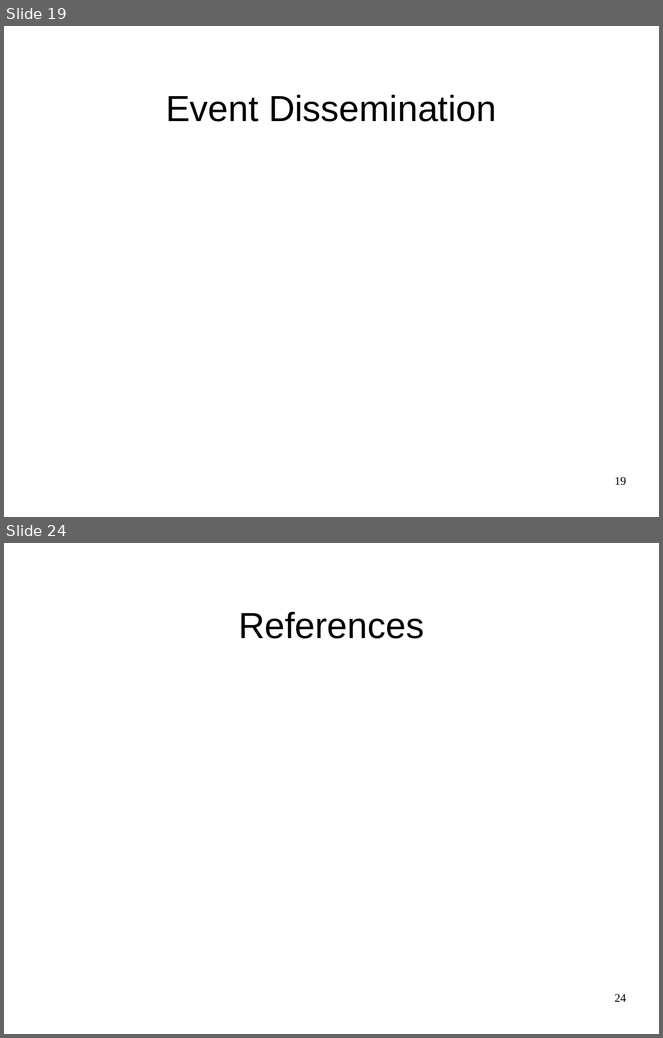
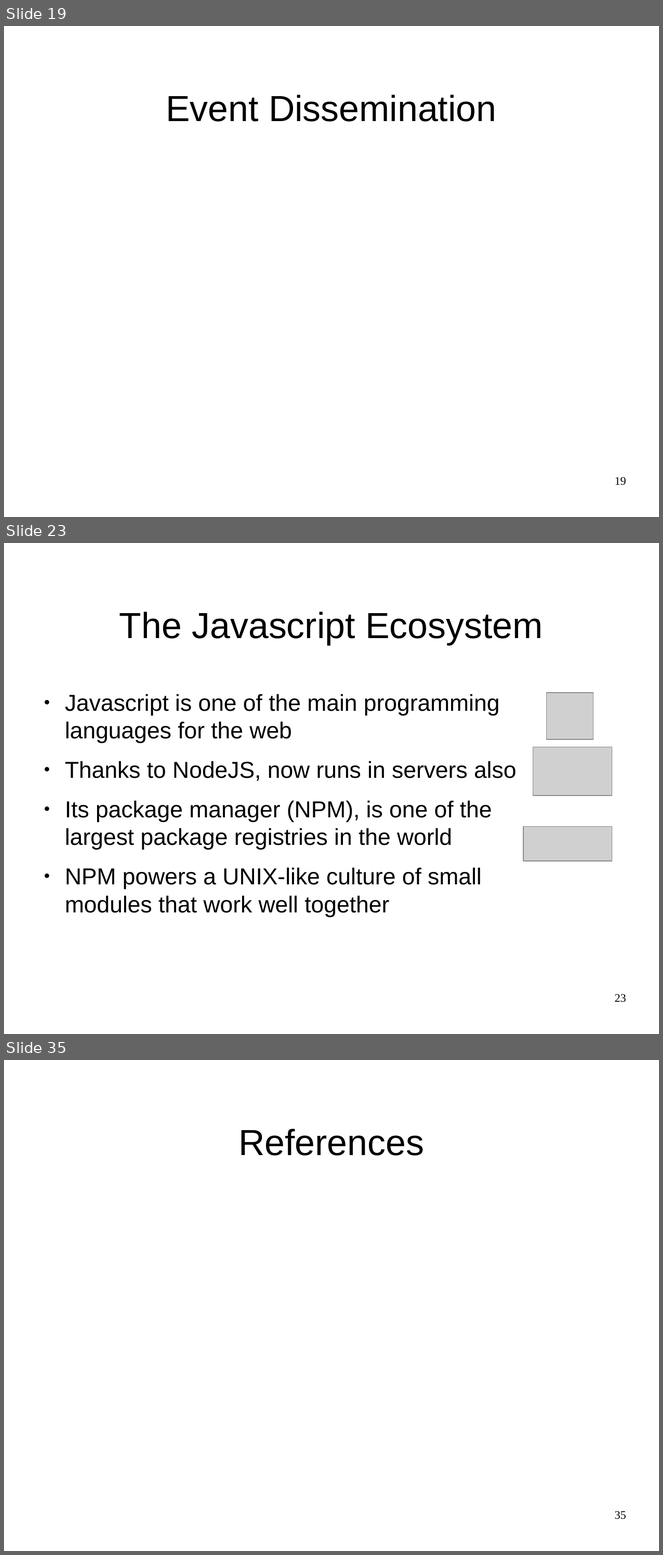
Before and after one commit to JGAntunes/pulsarcast, a slide deck: project-report/presentation.odp. Shown one above the other, each under a label of ours: slides 19 and 24 before the commit, slides 19, 23 and 35 after it; the slides between them are not shown. The pictures are 663x1038 and 663x1555 pixels, drawn with LibreOffice and Linux fonts; fonts in the diff are those of the drawing; grey boxes stand for pictures; background and template pictures are left out. Boxes give left, top, right and bottom in pixels: in the first picture for what was removed or moved away, otherwise in the second. Text is boxed around its words. In the diff, an @@ line names an element or a change of style, - is before the commit and + after.

```diff
--- a/project-report/presentation.odp
+++ b/project-report/presentation.odp
@@ slide 23 added at box(4, 543, 659, 1034), background #FFFFFF @@
@@ title added at box(119, 612, 543, 645), 44 pt, text #000000 @@
+The Javascript Ecosystem
@@ text added at box(65, 694, 516, 917), 28 pt, text #000000 @@
+● Javascript is one of the main programming languages for the web
+● Thanks to NodeJS, now runs in servers also
+● Its package manager (NPM), is one of the largest package registries in the world
+● NPM powers a UNIX-like culture of small modules that work well together
@@ picture added at box(547, 693, 594, 740) @@
@@ picture added at box(533, 747, 612, 796) @@
@@ picture added at box(523, 826, 613, 861) @@
@@ page number added at box(615, 994, 626, 1003), 14 pt, text #000000 @@
+23
@@ what was slide 24 is now slide 35 @@
@@ page number at box(615, 1511, 626, 1520): text changed @@
-24
+35
```
Also in this commit, not shown: 3 slides changed, 11 other slides added, 1 slide removed.
